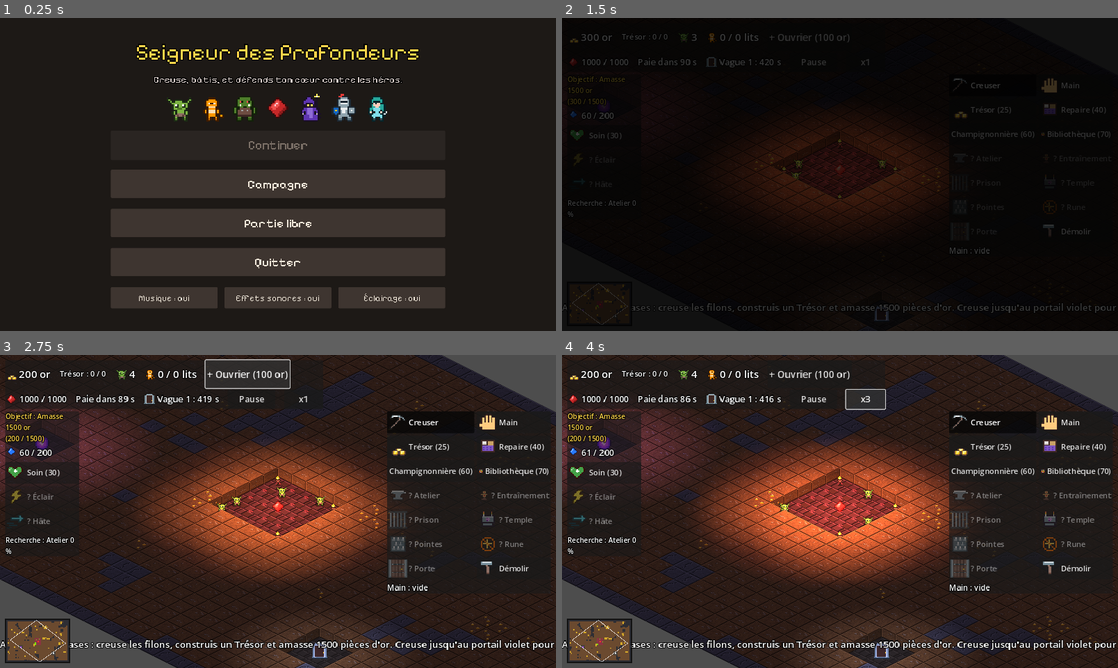
Above: before the commit, frames 1-4 (two rows, left to right).
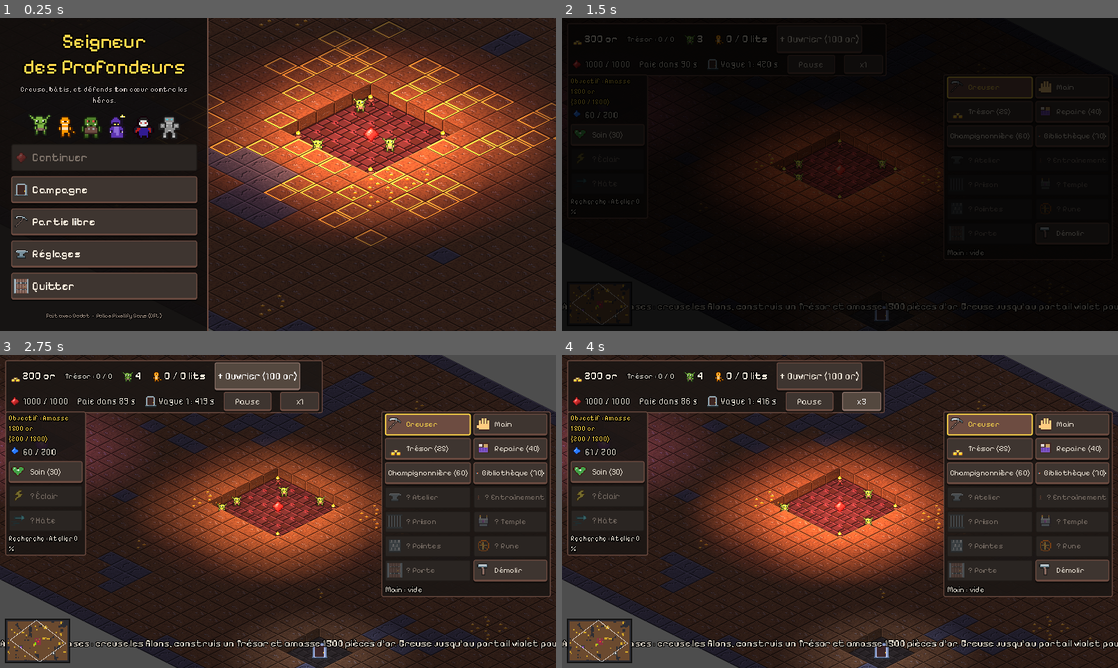
Above: after the commit, the same moments.

Repository: Malinouxi/Android
Game: Godot game, scene res://scenes/menu.tscn
The game is run twice, just before and just after one commit, with the same random seed, the same clock (stepped at 60 frames per second) and the same inputs. Sound files missing from this copy of the repository are replaced by a short silence.
Inputs:
- Up to frame 1 (0.25 s): no input
- Up to frame 2 (1.5 s): click "Campagne" at 0.5 s; click "1. Premiers coups de pioche A…" at 1.25 s
- Up to frame 3 (2.75 s): click "+ Ouvrier (100 or)" at 2 s
- Up to frame 4 (4 s): click "x1" at 2.75 s; click "x2" at 3.5 s

The runs differ from the first frame. In frame 1, 54% of the frame differs, in the area x 2-100%, y 0-100%; in frame 2, 3.0%; in frame 3, 17%; in frame 4, 17%.

Commit message:
Nouveau menu principal et thème appliqué à l'interface en jeu
- Menu : donjon isométrique vivant en fond (ouvriers, lumières, caméra qui dérive),
  panneau avec titre, galerie animée, boutons à icônes, fenêtre Réglages, crédits
- HUD : un Control racine porte le thème (police pixel, boutons en pierre)
- Boutons plus lisibles (bordure bois, ombre portée), bouton principal doré

Co-Authored-By: Claude Opus 5.5 <noreply@anthropic.com>
Claude-Session: https://claude.ai/code/session_014UMgZZe9Y6JFUoHq8hPeW2

Diff:
--- a/scenes/menu.tscn
+++ b/scenes/menu.tscn
@@ -2,11 +2,5 @@
 
 [ext_resource type="Script" path="res://scripts/menu.gd" id="1_menu"]
 
-[node name="Menu" type="Control"]
-layout_mode = 3
-anchors_preset = 15
-anchor_right = 1.0
-anchor_bottom = 1.0
-grow_horizontal = 2
-grow_vertical = 2
+[node name="Menu" type="Node2D"]
 script = ExtResource("1_menu")
--- a/scripts/hud.gd
+++ b/scripts/hud.gd
@@ -36,6 +36,9 @@
 var _message_timer: SceneTreeTimer
 var _hand_label: Label
 var _pause_panel: Control
+## Un Control qui couvre l'écran et contient toute l'interface. Il porte le thème
+## (police pixel, boutons en pierre) : un CanvasLayer ne le reçoit pas tout seul.
+var _root: Control
 var _spell_panel: PanelContainer
 var _mana_label: Label
 var _research_label: Label
@@ -75,6 +78,11 @@
 	# L'interface continue de marcher quand le jeu est en pause (écran de défaite).
 	process_mode = Node.PROCESS_MODE_ALWAYS
 	layer = 10 # Au-dessus des particules (voir la couche FxLayer de main.tscn).
+	_root = Control.new()
+	_root.set_anchors_preset(Control.PRESET_FULL_RECT)
+	_root.mouse_filter = Control.MOUSE_FILTER_IGNORE # Laisse passer les touchers vers la carte.
+	_root.theme = get_tree().root.theme
+	add_child(_root)
 	_build_top_panel()
 	_build_tool_panel()
 	_build_spell_panel()
@@ -85,13 +93,13 @@
 	_message_label.offset_top = -70
 	_message_label.offset_bottom = -20
 	_message_label.horizontal_alignment = HORIZONTAL_ALIGNMENT_CENTER
-	add_child(_message_label)
+	_root.add_child(_message_label)
 
 
 func _build_top_panel() -> void:
 	_top_panel = PanelContainer.new()
 	_top_panel.position = Vector2(12, 12)
-	add_child(_top_panel)
+	_root.add_child(_top_panel)
 
 	var rows := VBoxContainer.new()
 	_top_panel.add_child(rows)
@@ -157,7 +165,7 @@
 	_tool_panel.offset_right = -12
 	_tool_panel.offset_top = 130
 	_tool_panel.grow_horizontal = Control.GROW_DIRECTION_BEGIN
-	add_child(_tool_panel)
+	_root.add_child(_tool_panel)
 
 	var column := VBoxContainer.new()
 	column.add_theme_constant_override("separation", 6)
@@ -200,7 +208,7 @@
 func _build_spell_panel() -> void:
 	_spell_panel = PanelContainer.new()
 	_spell_panel.position = Vector2(12, 130)
-	add_child(_spell_panel)
+	_root.add_child(_spell_panel)
 	var column := VBoxContainer.new()
 	column.add_theme_constant_override("separation", 6)
 	_spell_panel.add_child(column)
@@ -269,7 +277,7 @@
 ## Crée la mini-carte en bas à gauche (appelé par main.gd, qui connaît la carte).
 func add_minimap(map: DungeonMap, camera: CameraController) -> void:
 	_minimap = Minimap.new()
-	add_child(_minimap)
+	_root.add_child(_minimap)
 	_minimap.setup(map, camera)
 	_minimap.anchor_top = 1.0
 	_minimap.anchor_bottom = 1.0
@@ -375,7 +383,7 @@
 	panel.set_anchors_and_offsets_preset(Control.PRESET_CENTER)
 	panel.grow_horizontal = Control.GROW_DIRECTION_BOTH
 	panel.grow_vertical = Control.GROW_DIRECTION_BOTH
-	add_child(panel)
+	_root.add_child(panel)
 
 	var column := VBoxContainer.new()
 	column.add_theme_constant_override("separation", 16)
@@ -420,7 +428,7 @@
 	black.color = Color.BLACK
 	black.set_anchors_preset(Control.PRESET_FULL_RECT)
 	black.mouse_filter = Control.MOUSE_FILTER_IGNORE
-	add_child(black)
+	_root.add_child(black)
 	var tween := black.create_tween()
 	tween.tween_property(black, "color:a", 0.0, 0.8)
 	tween.tween_callback(black.queue_free)
--- a/scripts/menu.gd
+++ b/scripts/menu.gd
@@ -1,74 +1,206 @@
-extends Control
+extends Node2D
 ## Le menu principal : c'est la première scène lancée (voir project.godot).
+##
+## En arrière-plan, un VRAI petit donjon en vue isométrique : une carte au
+## hasard, des ouvriers qui creusent, la lumière du cœur et des torches, et une
+## caméra qui dérive doucement. Par-dessus, dans un CanvasLayer (qui ne bouge
+## pas avec la caméra) : le titre et les boutons.
 
 const GAME_SCENE := "res://scenes/main.tscn"
+const LEVELS_SCENE := "res://scenes/level_select.tscn"
+const PANEL_WIDTH := 480.0
+
+var _world: Node2D
+var _map: DungeonMap
+var _camera: Camera2D
+var _heart_light: PointLight2D
+var _time := 0.0
+var _settings_overlay: Control
 
 
 func _ready() -> void:
-	var background := ColorRect.new()
-	background.color = Color("1d1916")
-	background.set_anchors_preset(Control.PRESET_FULL_RECT)
-	add_child(background)
-
-	var center := CenterContainer.new()
-	center.set_anchors_preset(Control.PRESET_FULL_RECT)
-	add_child(center)
+	Engine.time_scale = 1.0
+	_build_background()
+	_build_ui()
+
+
+# ---------------------------------------------------------------------------
+# Le donjon en arrière-plan
+# ---------------------------------------------------------------------------
+
+func _build_background() -> void:
+	_world = Node2D.new()
+	_world.transform = Iso.TRANSFORM
+	add_child(_world)
+	_map = DungeonMap.new() # Son _ready() génère une carte au hasard.
+	_world.add_child(_map)
+	Sound.world_transform = Iso.TRANSFORM
+	Fx.world = _world
+
+	# Quelques ouvriers, et de la terre marquée autour du cœur pour qu'ils creusent.
+	var workers := Node2D.new()
+	_world.add_child(workers)
+	for i in 3:
+		var worker := Worker.new()
+		worker.setup(_map, _map.get_spawn_cell())
+		workers.add_child(worker)
+	for dy in range(-6, 7):
+		for dx in range(-6, 7):
+			var cell := _map.heart_cell + Vector2i(dx, dy)
+			if _map.is_diggable(cell) and randf() < 0.45:
+				_map.set_mark(cell, true)
+
+	_camera = Camera2D.new()
+	_camera.zoom = Vector2(1.3, 1.3)
+	add_child(_camera)
+	_camera.make_current()
+
+	# La pénombre et les lumières (si l'éclairage est activé dans les réglages).
+	if Sound.lighting_enabled:
+		if Fx.light_texture == null:
+			Fx.light_texture = Fx.make_light_texture()
+		var darkness := CanvasModulate.new()
+		darkness.color = Color(0.42, 0.38, 0.48)
+		add_child(darkness)
+		_heart_light = _make_light(_map.cell_to_world(_map.heart_cell), Color(1.0, 0.4, 0.35), 280.0, 1.3)
+		var torches := {}
+		for corner in [Vector2i(-2, -2), Vector2i(2, -2), Vector2i(-2, 2), Vector2i(2, 2)]:
+			var cell: Vector2i = _map.heart_cell + corner
+			torches[cell] = true
+			_make_light(_map.cell_to_world(cell), Color(1.0, 0.72, 0.4), 150.0, 0.9)
+		_map.set_torches(torches)
+
+
+func _make_light(map_position: Vector2, color: Color, radius: float, energy: float) -> PointLight2D:
+	var light := PointLight2D.new()
+	light.texture = Fx.light_texture
+	light.texture_scale = radius / 128.0
+	light.color = color
+	light.energy = energy
+	light.position = map_position
+	_world.add_child(light)
+	return light
+
+
+func _process(delta: float) -> void:
+	_time += delta
+	# La caméra dérive lentement. Le cœur est décalé vers la droite, pour être
+	# visible à côté du panneau de gauche.
+	var heart_screen := _world.to_global(_map.cell_to_world(_map.heart_cell))
+	var drift := Vector2(sin(_time * 0.11) * 120.0, cos(_time * 0.08) * 60.0)
+	_camera.position = heart_screen + Vector2(-PANEL_WIDTH * 0.35, 0) + drift
+	if _heart_light != null:
+		_heart_light.energy = 1.2 + 0.3 * sin(_time * 3.0)
+
+
+# ---------------------------------------------------------------------------
+# Le panneau du menu
+# ---------------------------------------------------------------------------
+
+func _build_ui() -> void:
+	var layer := CanvasLayer.new()
+	add_child(layer)
+	var root := Control.new()
+	root.set_anchors_preset(Control.PRESET_FULL_RECT)
+	root.theme = get_tree().root.theme
+	layer.add_child(root)
+
+	# Un panneau sombre sur toute la hauteur, à gauche.
+	var panel := PanelContainer.new()
+	var style := StyleBoxFlat.new()
+	style.bg_color = Color(0.06, 0.05, 0.045, 0.88)
+	style.border_color = Color("6d4c41")
+	style.border_width_right = 3
+	style.set_content_margin_all(26)
+	panel.add_theme_stylebox_override("panel", style)
+	panel.anchor_bottom = 1.0
+	panel.offset_right = PANEL_WIDTH
+	root.add_child(panel)
 
 	var column := VBoxContainer.new()
-	column.add_theme_constant_override("separation", 18)
-	center.add_child(column)
-
-	var title := _make_label("Seigneur des Profondeurs", 52, Color("ffd54a"))
-	column.add_child(title)
-	column.add_child(_make_label("Creuse, bâtis, et défends ton cœur contre les héros.", 22, Color("d7ccc8")))
+	column.add_theme_constant_override("separation", 12)
+	panel.add_child(column)
+
+	column.add_child(_make_label("Seigneur\ndes Profondeurs", 46, Ui.GOLD, 10))
+	column.add_child(_make_label("Creuse, bâtis, et défends ton cœur contre les héros.", 17, Color("d7ccc8"), 6))
 	column.add_child(_make_gallery())
 
 	var save := SaveGame.read()
-	var continue_button := _make_button("Continuer", _on_continue_pressed)
+	var continue_button := _make_button("Continuer", Art.HEART, _on_continue_pressed)
 	if save.is_empty():
 		continue_button.disabled = true
 	else:
 		var summary: Dictionary = save.get("summary", {})
-		continue_button.text = "Continuer : %s\n(vague %d, %d or)" % [
-			summary.get("level_name", "Partie libre"), int(summary.get("wave", 1)), int(summary.get("gold", 0))]
-		continue_button.custom_minimum_size = Vector2(420, 90)
-		continue_button.tooltip_text = "Sauvegardé le %s" % summary.get("date", "?")
+		continue_button.text = "Continuer\n%s, vague %d" % [summary.get("level_name", "Partie libre"),
+				int(summary.get("wave", 1))]
+		continue_button.custom_minimum_size.y = 76
+		continue_button.add_theme_stylebox_override("normal", Ui.primary_button_style())
 	column.add_child(continue_button)
-	column.add_child(_make_button("Campagne", func() -> void:
-		get_tree().change_scene_to_file("res://scenes/level_select.tscn")))
-	column.add_child(_make_button("Partie libre", _on_new_game_pressed))
-	column.add_child(_make_button("Quitter", func() -> void: get_tree().quit()))
-	# Réglages du son, côte à côte.
-	var sound_row := HBoxContainer.new()
-	sound_row.alignment = BoxContainer.ALIGNMENT_CENTER
-	sound_row.add_theme_constant_override("separation", 12)
-	for button in Sound.make_settings_buttons():
-		button.custom_minimum_size = Vector2(250, 56)
-		button.add_theme_font_size_override("font_size", 20)
-		sound_row.add_child(button)
-	column.add_child(sound_row)
-
+	column.add_child(_make_button("Campagne", Art.ENTRANCE, func() -> void:
+		get_tree().change_scene_to_file(LEVELS_SCENE)))
+	column.add_child(_make_button("Partie libre", preload("res://assets/icons/pickaxe.png"), _on_new_game_pressed))
+	column.add_child(_make_button("Réglages", Art.ROOM_PROPS[Rooms.Type.WORKSHOP], func() -> void:
+		_settings_overlay.visible = true))
+	column.add_child(_make_button("Quitter", Art.DOOR, func() -> void: get_tree().quit()))
+
+	# Le bas du panneau : date de la sauvegarde et crédits.
+	var spacer := Control.new()
+	spacer.size_flags_vertical = Control.SIZE_EXPAND_FILL
+	column.add_child(spacer)
 	if not save.is_empty():
-		var date_label := _make_label("Dernière sauvegarde : %s" % save.get("summary", {}).get("date", "?"),
-				16, Color("a1887f"))
-		column.add_child(date_label)
-
-
-## Une rangée de personnages en pixel art, pour décorer.
+		column.add_child(_make_label("Dernière sauvegarde : %s" % save.get("summary", {}).get("date", "?"),
+				14, Color("a1887f"), 4))
+	column.add_child(_make_label("Fait avec Godot  -  Police Pixelify Sans (OFL)", 13, Color("8d7f74"), 4))
+
+	_settings_overlay = _make_settings_overlay()
+	root.add_child(_settings_overlay)
+
+
+## Les personnages sautillent chacun à leur tour.
 func _make_gallery() -> Control:
 	var row := HBoxContainer.new()
 	row.alignment = BoxContainer.ALIGNMENT_CENTER
-	row.add_theme_constant_override("separation", 12)
-	var images: Array = [Art.UNITS["worker"][0], Art.UNITS["kobold"][0], Art.UNITS["orc"][0],
-			Art.HEART, Art.UNITS["warlock"][0], Art.UNITS["knight"][0], Art.UNITS["thief"][0]]
-	for texture in images:
+	row.add_theme_constant_override("separation", 4)
+	var names := ["worker", "kobold", "orc", "warlock", "vampire", "golem"]
+	for i in names.size():
+		# Un cadre fixe (géré par le conteneur) avec l'image dedans, libre de bouger.
+		var frame := Control.new()
+		frame.custom_minimum_size = Vector2(56, 64)
+		row.add_child(frame)
 		var picture := TextureRect.new()
-		picture.texture = texture
+		picture.texture = Art.UNITS[names[i]][0]
 		picture.expand_mode = TextureRect.EXPAND_IGNORE_SIZE
-		picture.stretch_mode = TextureRect.STRETCH_KEEP_ASPECT_CENTERED
-		picture.custom_minimum_size = Vector2(64, 64)
-		row.add_child(picture)
+		picture.size = Vector2(56, 56)
+		picture.position = Vector2(0, 8)
+		frame.add_child(picture)
+		var tween := picture.create_tween().set_loops()
+		tween.tween_interval(i * 0.15)
+		tween.tween_property(picture, "position:y", 0.0, 0.25).set_trans(Tween.TRANS_SINE)
+		tween.tween_property(picture, "position:y", 8.0, 0.25).set_trans(Tween.TRANS_SINE)
+		tween.tween_interval(1.2 - i * 0.15)
 	return row
+
+
+## La fenêtre des réglages (cachée au départ) : un voile sombre et un panneau.
+func _make_settings_overlay() -> Control:
+	var overlay := ColorRect.new()
+	overlay.color = Color(0, 0, 0, 0.6)
+	overlay.set_anchors_preset(Control.PRESET_FULL_RECT)
+	overlay.visible = false
+	var center := CenterContainer.new()
+	center.set_anchors_preset(Control.PRESET_FULL_RECT)
+	overlay.add_child(center)
+	var panel := PanelContainer.new()
+	center.add_child(panel)
+	var column := VBoxContainer.new()
+	column.add_theme_constant_override("separation", 12)
+	panel.add_child(column)
+	column.add_child(_make_label("Réglages", 34, Ui.GOLD, 8))
+	for button in Sound.make_settings_buttons():
+		column.add_child(button)
+	column.add_child(_make_label("L'éclairage s'applique à la prochaine partie.", 14, Color("a1887f"), 4))
+	column.add_child(_make_button("Fermer", null, func() -> void: overlay.visible = false))
+	return overlay
 
 
 func _on_continue_pressed() -> void:
@@ -82,22 +214,27 @@
 	get_tree().change_scene_to_file(GAME_SCENE)
 
 
-func _make_label(text: String, font_size: int, color: Color) -> Label:
+func _make_label(text: String, font_size: int, color: Color, outline: int) -> Label:
 	var label := Label.new()
 	label.text = text
 	label.horizontal_alignment = HORIZONTAL_ALIGNMENT_CENTER
+	label.autowrap_mode = TextServer.AUTOWRAP_WORD_SMART
 	label.add_theme_font_size_override("font_size", font_size)
 	label.add_theme_color_override("font_color", color)
 	label.add_theme_color_override("font_outline_color", Color.BLACK)
-	label.add_theme_constant_override("outline_size", 8)
+	label.add_theme_constant_override("outline_size", outline)
 	return label
 
 
-func _make_button(text: String, action: Callable) -> Button:
+func _make_button(text: String, icon_texture: Texture2D, action: Callable) -> Button:
 	var button := Button.new()
 	button.text = text
-	button.custom_minimum_size = Vector2(420, 72)
-	button.add_theme_font_size_override("font_size", 28)
+	button.custom_minimum_size = Vector2(0, 62)
+	button.add_theme_font_size_override("font_size", 26)
+	if icon_texture != null:
+		button.icon = icon_texture
+		button.expand_icon = true
+		button.alignment = HORIZONTAL_ALIGNMENT_LEFT
 	button.pressed.connect(func() -> void: Sound.play("click"))
 	button.pressed.connect(action)
 	return button
--- a/scripts/ui.gd
+++ b/scripts/ui.gd
@@ -36,8 +36,8 @@
 	theme.set_stylebox("panel", "PanelContainer", _box(Color(0.11, 0.09, 0.08, 0.92), WOOD, 2, 8))
 
 	# Les boutons : des dalles de pierre avec un bord inférieur plus épais (effet de relief).
-	theme.set_stylebox("normal", "Button", _box(STONE, STONE_DARK, 2, 6, 5))
-	theme.set_stylebox("hover", "Button", _box(STONE_LIGHT, STONE_DARK, 2, 6, 5))
+	theme.set_stylebox("normal", "Button", _box(STONE, WOOD, 2, 6, 4, true))
+	theme.set_stylebox("hover", "Button", _box(STONE_LIGHT, WOOD.lightened(0.2), 2, 6, 4, true))
 	# Enfoncé (ou outil sélectionné) : bordure dorée bien visible.
 	theme.set_stylebox("pressed", "Button", _box(WOOD, GOLD, 3, 6, 3))
 	theme.set_stylebox("hover_pressed", "Button", _box(WOOD.lightened(0.1), GOLD, 3, 6, 3))
@@ -54,12 +54,21 @@
 	theme.set_constant("icon_max_width", "Button", 34)
 
 	theme.set_color("font_color", "Label", TEXT_COLOR)
+	theme.set_color("font_shadow_color", "Label", Color(0, 0, 0, 0.6))
+	theme.set_constant("shadow_offset_y", "Label", 2)
 	return theme
 
 
 ## Une boîte de couleur avec bordure et coins arrondis.
 ## bottom : épaisseur de la bordure du bas (plus épaisse = effet de relief).
-func _box(background: Color, border: Color, border_width: int, margin: int, bottom := -1) -> StyleBoxFlat:
+## shadow : une petite ombre portée sous la boîte (effet de relief).
+## Le style d'un bouton important (bordure dorée), par exemple « Continuer ».
+func primary_button_style() -> StyleBoxFlat:
+	return _box(Color("4e3b2a"), GOLD, 2, 6, 4, true)
+
+
+func _box(background: Color, border: Color, border_width: int, margin: int, bottom := -1,
+		shadow := false) -> StyleBoxFlat:
 	var box := StyleBoxFlat.new()
 	box.bg_color = background
 	box.border_color = border
@@ -67,6 +76,10 @@
 	if bottom >= 0:
 		box.border_width_bottom = bottom
 	box.set_corner_radius_all(4)
+	if shadow:
+		box.shadow_color = Color(0, 0, 0, 0.45)
+		box.shadow_size = 1
+		box.shadow_offset = Vector2(0, 3)
 	box.content_margin_left = margin
 	box.content_margin_right = margin
 	box.content_margin_top = margin * 0.6
